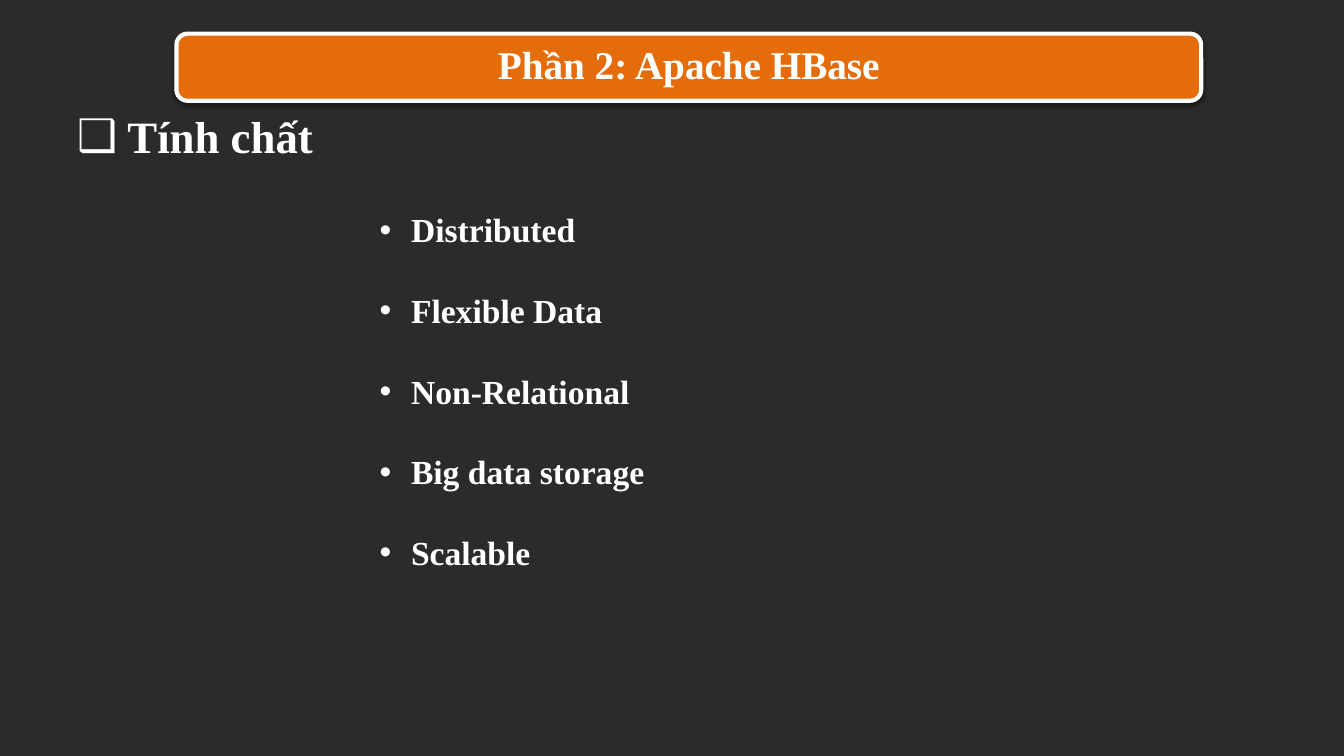
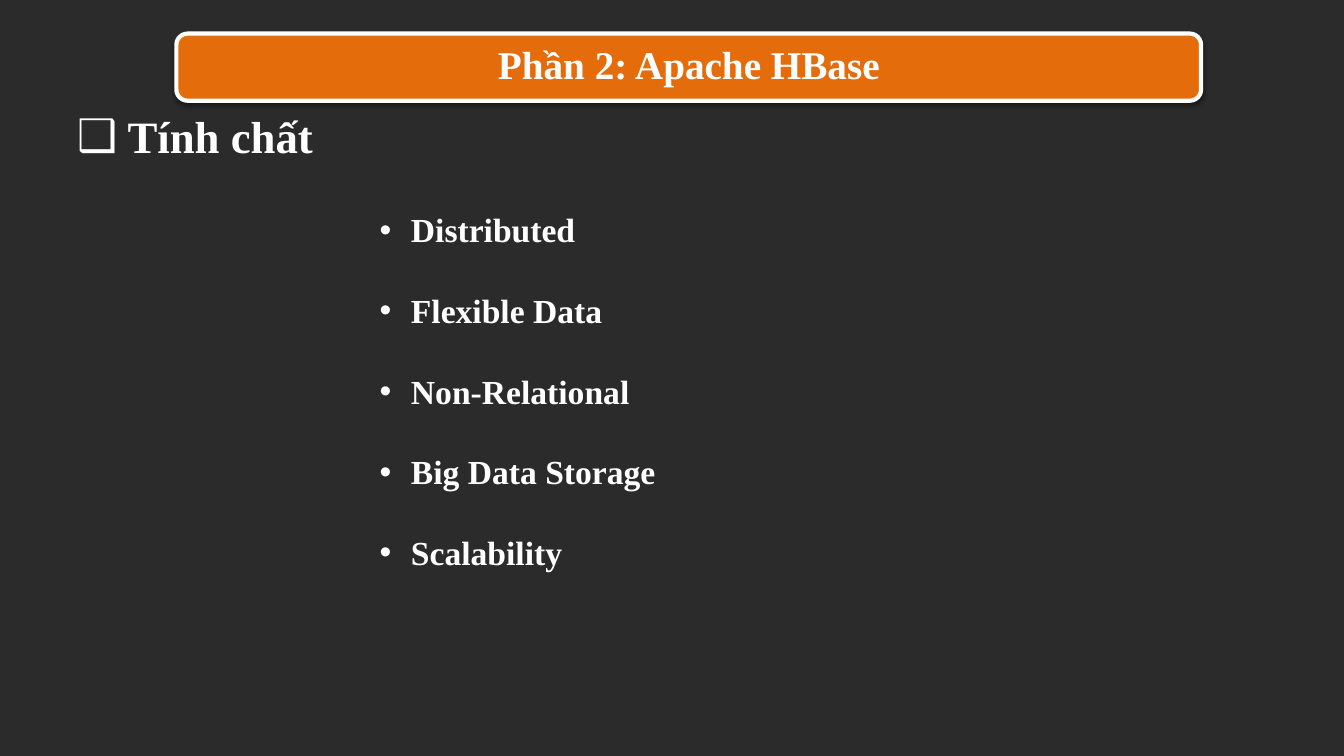
Before and after one commit to trandinhlam/document, a slide deck: slide 7 of CSDLNangCao/final/5. File Thuyet Trinh/N14_R_HBase_20210311.pptx. Drawn at 1344x756 pixels with LibreOffice and Linux fonts; fonts in the diff are those of the drawing; background and template pictures are left out; a plain dark background stands for a picture behind light text. Boxes give left, top, right and bottom in pixels: in the first picture for what was removed or moved away, otherwise in the second. Text is boxed around its words. In the diff, an @@ line names an element or a change of style, - is before the commit and + after.

```diff
--- a/CSDLNangCao/final/5. File Thuyet Trinh/N14_R_HBase_20210311.pptx
+++ b/CSDLNangCao/final/5. File Thuyet Trinh/N14_R_HBase_20210311.pptx
@@ text at [411,460,655,572]: text changed @@
-• Big data storage
-• Scalable
+• Big Data Storage
+• Scalability
```
Also in this commit, not shown: 20 other slides changed, 1 slide added, 7 other files.
